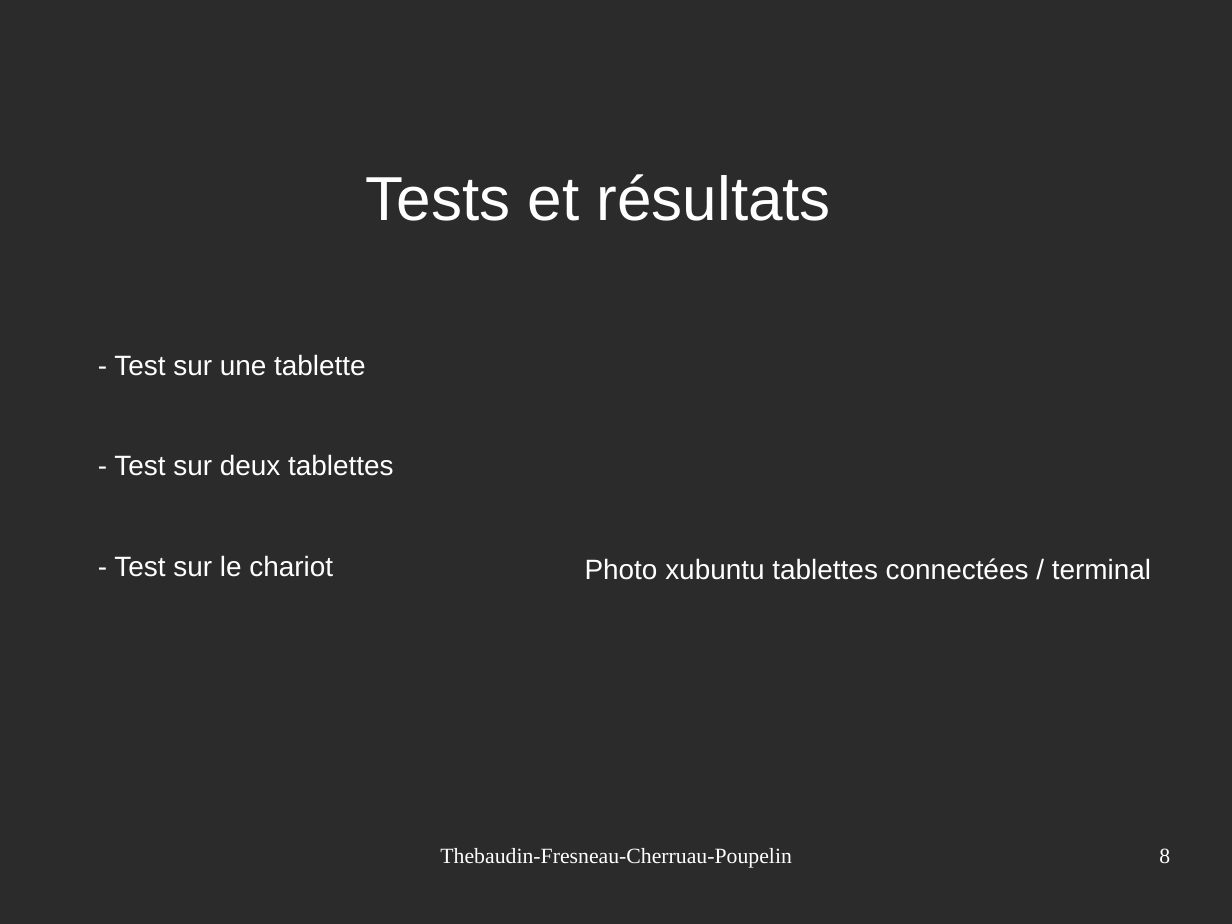
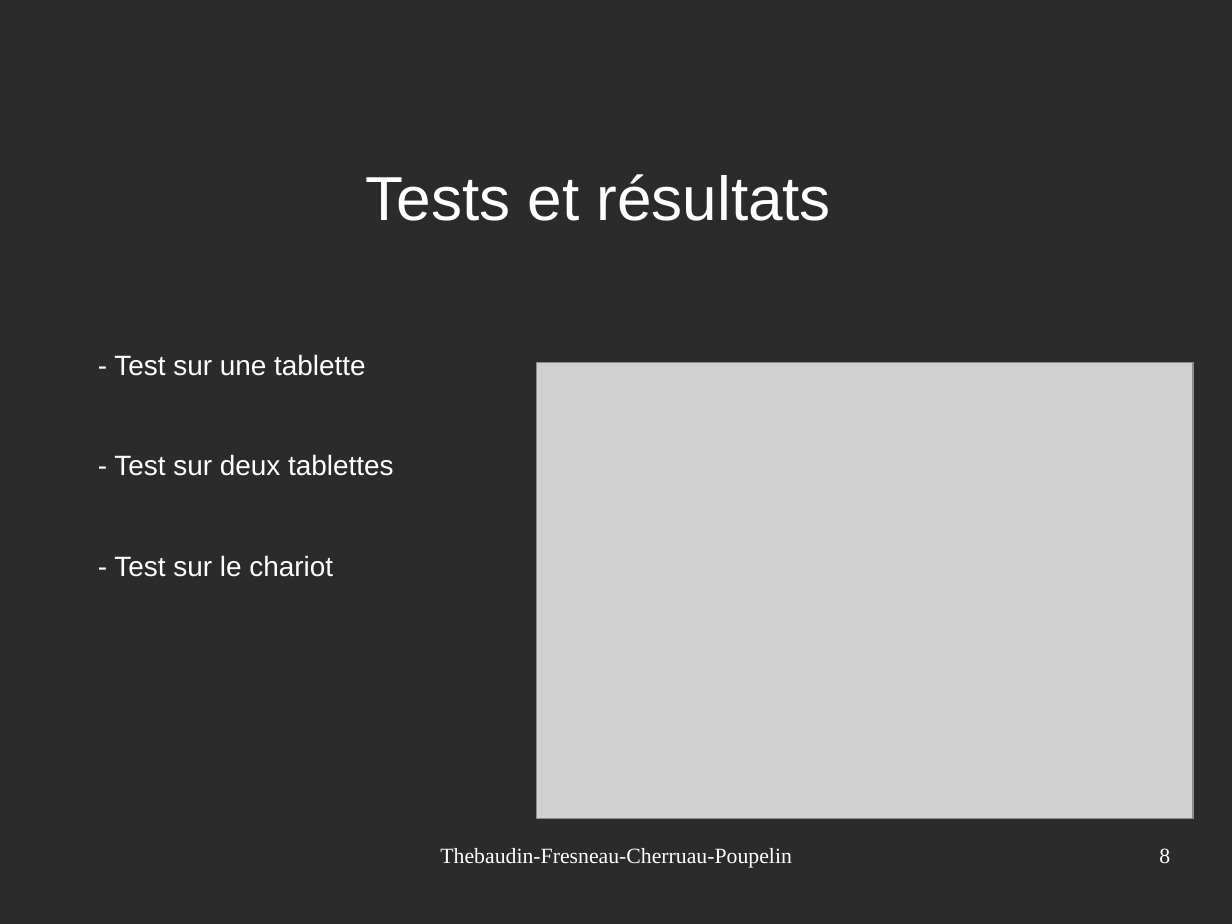
Before and after one commit to acherruau/projet2, a slide deck: slide 8 of Présentation_ProjetTuteuré.odp. Drawn at 1232x924 pixels with LibreOffice and Linux fonts; fonts in the diff are those of the drawing; grey boxes stand for pictures; background and template pictures are left out; a plain dark background stands for a picture behind light text. Boxes give left, top, right and bottom in pixels: in the first picture for what was removed or moved away, otherwise in the second. Text is boxed around its words. In the diff, an @@ line names an element or a change of style, - is before the commit and + after.

```diff
--- a/Présentation_ProjetTuteuré.odp
+++ b/Présentation_ProjetTuteuré.odp
@@ picture added at bbox=[537, 362, 1193, 818] @@
@@ text removed at bbox=[585, 558, 1151, 580] @@
-Photo xubuntu tablettes connectées / terminal
```
Also in this commit, not shown: 2 other slides changed, 1 slide added.
